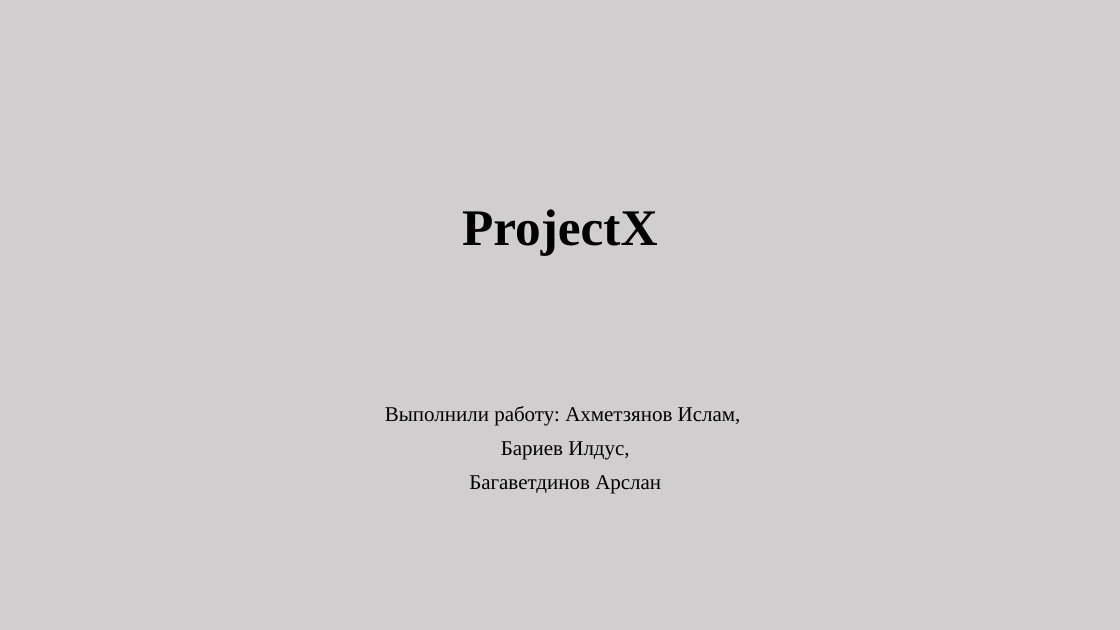
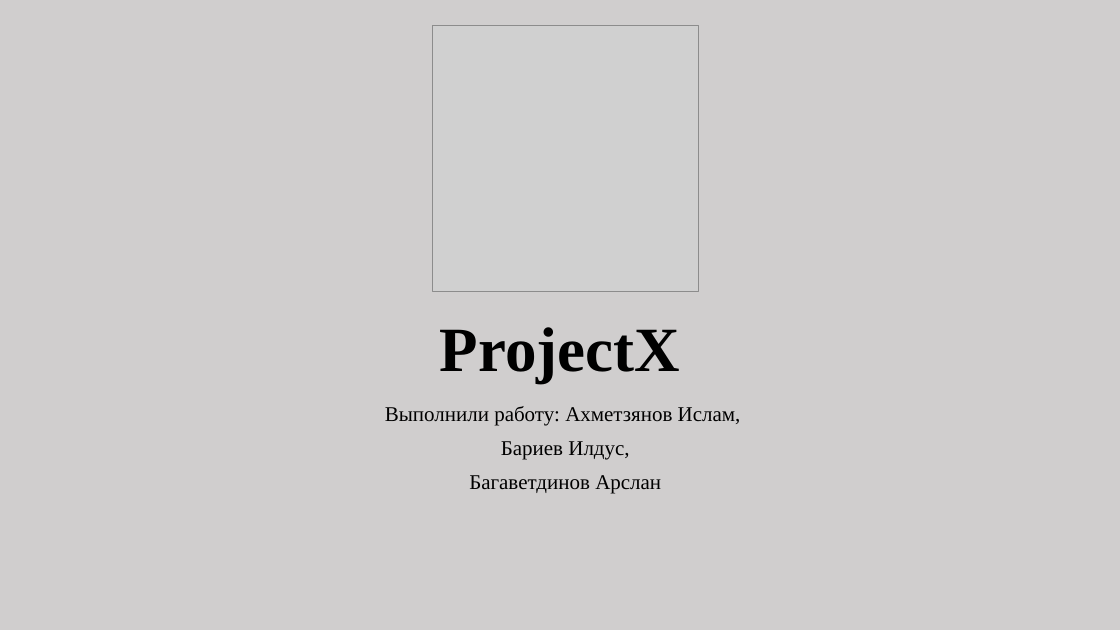
Before and after one commit to IldusBariev/ProjectX, a slide deck: slide 1 of ProjectX.pptx. Drawn at 1120x630 pixels with LibreOffice and Linux fonts; fonts in the diff are those of the drawing; grey boxes stand for pictures. Boxes give left, top, right and bottom in pixels: in the first picture for what was removed or moved away, otherwise in the second. Text is boxed around its words. In the diff, an @@ line names an element or a change of style, - is before the commit and + after.

```diff
--- a/ProjectX.pptx
+++ b/ProjectX.pptx
@@ picture added at [433, 26, 699, 292] @@
@@ title "ProjectX": place and size @@
-title "ProjectX" at [462, 209, 658, 256]
+title "ProjectX" at [440, 327, 680, 384]
@@ title "ProjectX" at [440, 327, 680, 384]: size 44 to 54 pt @@
```
Also in this commit, not shown: 1 other slide changed, 1 slide added.
